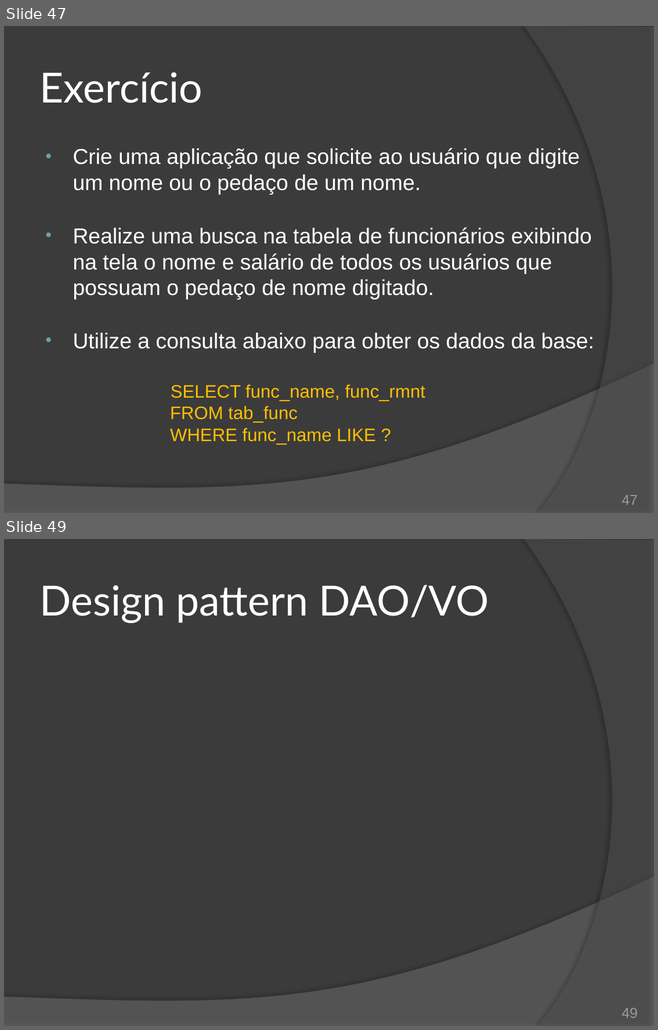
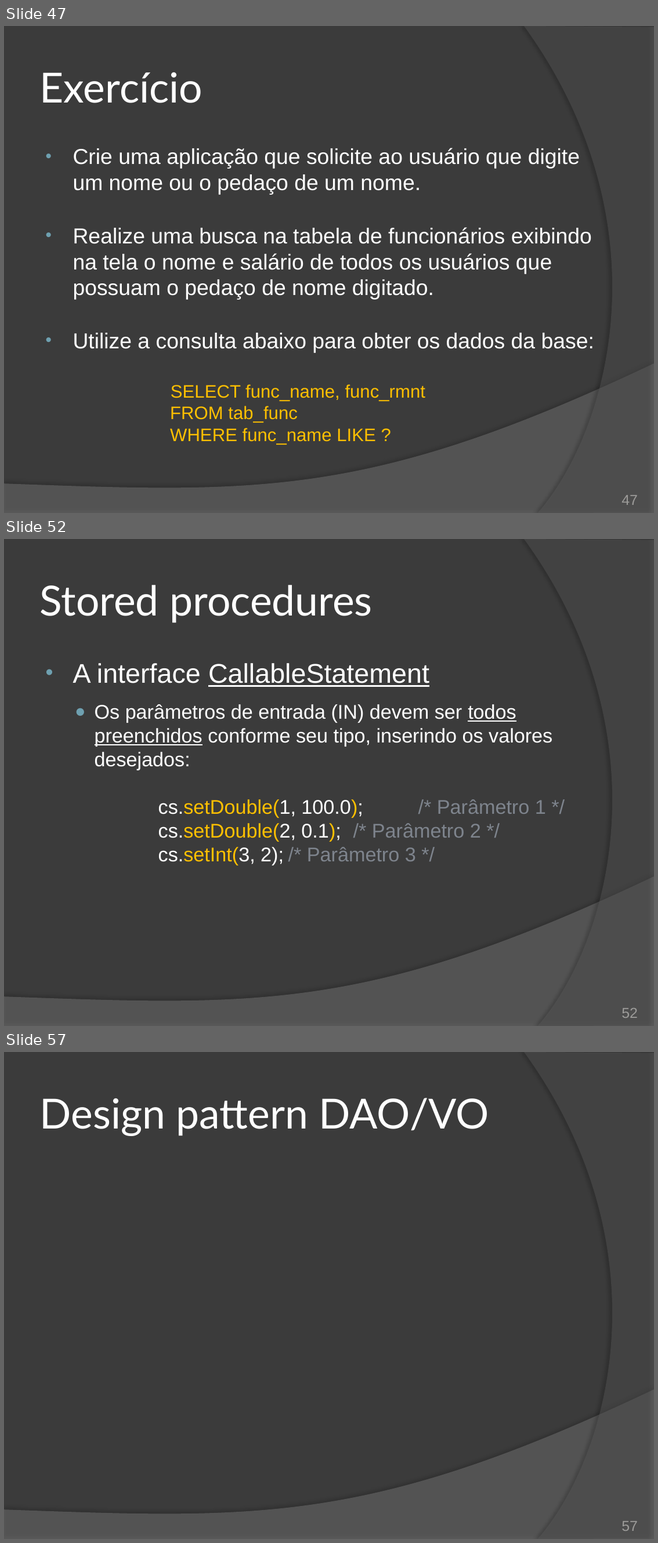
Before and after one commit to duchesqui/slzvieira-training, a slide deck: 2-Java-Programmer-Modulo-II/19.Capitulo11.pptx. Shown one above the other, each under a label of ours: slides 47 and 49 before the commit, slides 47, 52 and 57 after it; the slides between them are not shown. The pictures are 658x1030 and 658x1543 pixels, drawn with LibreOffice and Linux fonts; fonts in the diff are those of the drawing. Boxes give left, top, right and bottom in pixels: in the first picture for what was removed or moved away, otherwise in the second. Text is boxed around its words. In the diff, an @@ line names an element or a change of style, - is before the commit and + after.

Commit message:
JDBC: Stored Procedures

```diff
--- a/2-Java-Programmer-Modulo-II/19.Capitulo11.pptx
+++ b/2-Java-Programmer-Modulo-II/19.Capitulo11.pptx
@@ slide 52 added at (4, 539, 654, 1026), background #3B3B3B; not listed: 2 template elements that a slide beside it also shows @@
@@ title added at (40, 585, 372, 623), 46 pt, text #FFFFFF @@
+Stored procedures
@@ text added at (73, 663, 552, 866), 22 pt, text #FFFFFF @@
+• A interface CallableStatement
+  ● Os parâmetros de entrada (IN) devem ser todos preenchidos conforme seu tipo, inserindo os valores desejados:
+cs.setDouble(1, 100.0); /* Parâmetro 1 */
+cs.setDouble(2, 0.1); /* Parâmetro 2 */
+cs.setInt(3, 2); /* Parâmetro 3 */
@@ page number added at (621, 1008, 637, 1018), 16 pt, text #9D9B9A @@
+52
@@ what was slide 49 is now slide 57 @@
@@ page number at (621, 1521, 637, 1531): text changed @@
-49
+57
```
Also in this commit, not shown: 1 slide changed, 7 other slides added, 1 other file.
